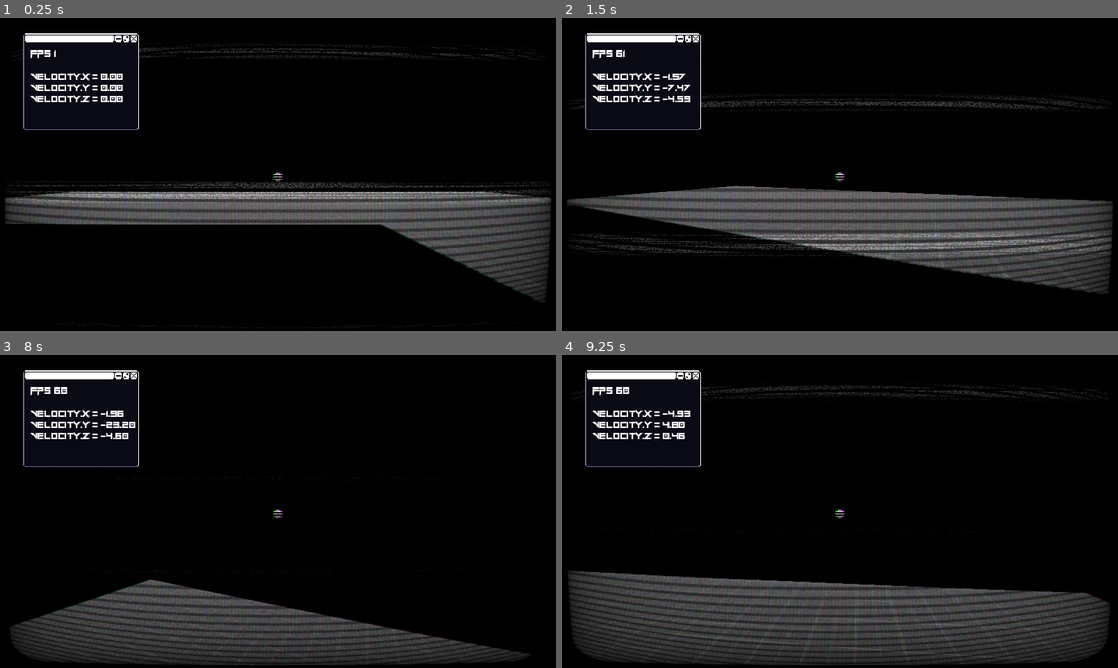
Above: before the commit, frames 1-4 (two rows, left to right).
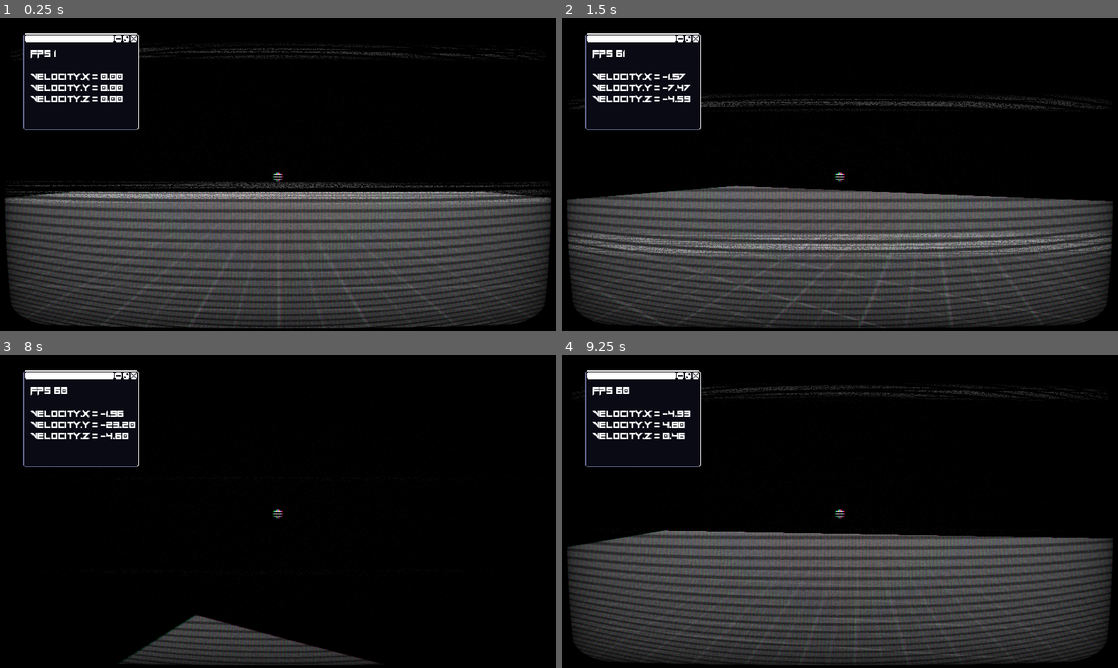
Above: after the commit, the same moments.

Repository: Max9th/Varsec-OS
Game: Godot game, scene res://scenes/nelix_game/components/levels/proto1.tscn
The game is run twice, just before and just after one commit, with the same random seed, the same clock (stepped at 60 frames per second) and the same inputs. This scene is started directly instead of the project's main scene.
Inputs (mouse positions are in pixels of both pictures, inside the frame that each line leads up to):
- Up to frame 1 (0.25 s): no input
- Up to frame 2 (1.5 s): tap Enter (ui_accept) at 0.5, 0.77 s; move the mouse to (867, 174) at 0.52 s; hold Ctrl (crouch) 0.53-1.28 s; hold W (move-north) from 0.53 s (still down); click (867, 174) at 0.67 s; move the mouse to (812, 174) at 1.27 s; tap Shift (sprint) at 1.35 s; click (812, 174) at 1.42 s
- Up to frame 3 (8 s): tap Enter (ui_accept) at 1.52, 3.02, 3.77, 4.52, 6.02, 6.77, 7.52 s; move the mouse to (289, 505) at 2.02 s; hold Ctrl (crouch) 2.03-2.78 s; click (289, 505) at 2.17 s; move the mouse to (272, 517) at 2.77 s; tap Shift (sprint) every 1.5 s from 2.85 to 7.35 s; click (272, 517) at 2.92 s; move the mouse to (316, 514) at 3.52 s; hold Ctrl (crouch) 3.53-4.28 s; click (316, 514) at 3.67 s; move the mouse to (233, 508) at 4.27 s; click (233, 508) at 4.42 s; move the mouse to (283, 511) at 5.02 s; hold Ctrl (crouch) 5.03-5.78 s; click (283, 511) at 5.17 s; move the mouse to (255, 505) at 5.77 s; release W (move-north) at 5.78 s; hold D (move-right) 5.78-6.53 s; click (255, 505) at 5.92 s; move the mouse to (305, 511) at 6.52 s; hold Ctrl (crouch) 6.53-7.28 s; hold W (move-north) from 6.53 s (still down); click (305, 511) at 6.67 s; move the mouse to (250, 511) at 7.27 s; click (250, 511) at 7.42 s
- Up to frame 4 (9.25 s): move the mouse to (851, 505) at 8.02 s; hold Ctrl (crouch) 8.03-8.78 s; click (851, 505) at 8.17 s; move the mouse to (834, 517) at 8.77 s; release W (move-north) at 8.78 s; hold A (move-left) from 8.78 s (still down); tap Shift (sprint) at 8.85 s; click (834, 517) at 8.92 s; tap Enter (ui_accept) at 9.02 s

The runs differ from the first frame. In frame 1, 27% of the frame differs, in the area x 1-98%, y 65-100%; in frame 2, 23%; in frame 3, 11%; in frame 4, 15%.

Commit message:
upload of v0.3.2-indev

Diff:
--- a/project.godot
+++ b/project.godot
@@ -27,6 +27,7 @@
 
 window/size/mode=2
 window/stretch/mode="canvas_items"
+mouse_cursor/custom_image="res://sprites/cursor.png"
 
 [editor_plugins]
 
--- a/scenes/nelix/play_nelix_button.tscn
+++ b/scenes/nelix/play_nelix_button.tscn
@@ -98,6 +98,7 @@
 [node name="window" type="Panel" parent="." groups=["authentication"]]
 visible = false
 custom_minimum_size = Vector2(123, 57)
+layout_mode = 0
 offset_left = -880.0
 offset_top = 36.667
 offset_right = -757.0
--- a/scenes/nelix_game/components/levels/proto1.tscn
+++ b/scenes/nelix_game/components/levels/proto1.tscn
@@ -1,9 +1,8 @@
-[gd_scene load_steps=11 format=3 uid="uid://csy6ws8le2cha"]
+[gd_scene load_steps=9 format=3 uid="uid://csy6ws8le2cha"]
 
 [ext_resource type="Script" path="res://scenes/nelix_game/components/levels/proto1.gd" id="1_xa2o0"]
 [ext_resource type="PackedScene" uid="uid://xy8es4l67t4a" path="res://scenes/nelix_game/components/characters/mc/player.tscn" id="2_dtrbb"]
 [ext_resource type="PackedScene" uid="uid://n76iuhlj8qgt" path="res://scenes/nelix_game/components/characters/enemies/protoenem.tscn" id="3_2p6un"]
-[ext_resource type="Texture2D" uid="uid://cnobu828g6x6d" path="res://scenes/nelix_game/sprites/kenney_prototype_textures/dark/texture_01.png" id="4_bbug4"]
 [ext_resource type="Texture2D" uid="uid://bvuqfapk30isl" path="res://scenes/nelix_game/sprites/kenney_prototype_textures/dark/texture_03.png" id="4_tcqj8"]
 
 [sub_resource type="Environment" id="Environment_oc25d"]
@@ -16,16 +15,12 @@
 adjustment_saturation = 0.01
 
 [sub_resource type="NavigationMesh" id="NavigationMesh_caw6g"]
-vertices = PackedVector3Array(-19.4847, 0.5, -19.5437, -19.4847, 0.5, 19.4563, 19.5153, 0.5, 19.4563, 19.5153, 0.5, -19.5437, -13.9847, 9, -9.79373, -13.9847, 9, 12.2063, 5.01531, 9, 12.2063, 5.01531, 9, -9.79373)
-polygons = [PackedInt32Array(3, 2, 0), PackedInt32Array(0, 2, 1), PackedInt32Array(7, 6, 4), PackedInt32Array(4, 6, 5)]
+vertices = PackedVector3Array(-19.4847, 0.5, -19.5437, -19.4847, 0.5, 19.4563, 19.5153, 0.5, 19.4563, 19.5153, 0.5, -19.5437)
+polygons = [PackedInt32Array(3, 2, 0), PackedInt32Array(0, 2, 1)]
 agent_max_slope = 20.0
 
 [sub_resource type="StandardMaterial3D" id="StandardMaterial3D_dnnbx"]
 albedo_texture = ExtResource("4_tcqj8")
-uv1_triplanar = true
-
-[sub_resource type="StandardMaterial3D" id="StandardMaterial3D_ds37e"]
-albedo_texture = ExtResource("4_bbug4")
 uv1_triplanar = true
 
 [sub_resource type="BoxShape3D" id="BoxShape3D_n5tei"]
@@ -59,12 +54,6 @@
 use_collision = true
 size = Vector3(40, 2, 40)
 
-[node name="CSGBox3D" type="CSGBox3D" parent="set/NavigationRegion3D/CSGBox3D"]
-transform = Transform3D(1, 0, 0, 0, 1, 0, 0, 0, 1, -4.44367, 8.63943, 1.30344)
-material_override = SubResource("StandardMaterial3D_ds37e")
-use_collision = true
-size = Vector3(19.6367, 2, 22.8623)
-
 [node name="Area3D" type="Area3D" parent="set"]
 transform = Transform3D(1, 0, 0, 0, 1, 0, 0, 0, 1, 0, -15, 0)
 
Binary file added: exported/web/index.apple-touch-icon.png
Not shown, added: exported/web/index.apple-touch-icon.png.import
Binary file added: exported/web/index.icon.png
Not shown, added: exported/web/index.icon.png.import
Binary file added: exported/web/index.png
Not shown, added: exported/web/index.png.import
Not shown, changed: icon.png.import
Binary file removed: scenes/nelix_game/sprites/icon.png
Not shown, removed: scenes/nelix_game/sprites/icon.png.import
Not shown, removed: scenes/nelix_game/sprites/ui/cursor.png.import
Binary file removed: scenes/nelix_game/sprites/ui/cursor2.ase
Renamed: scenes/nelix_game/sprites/ui/cursor.png -> sprites/cursor.png
(and 7 more such lines)
